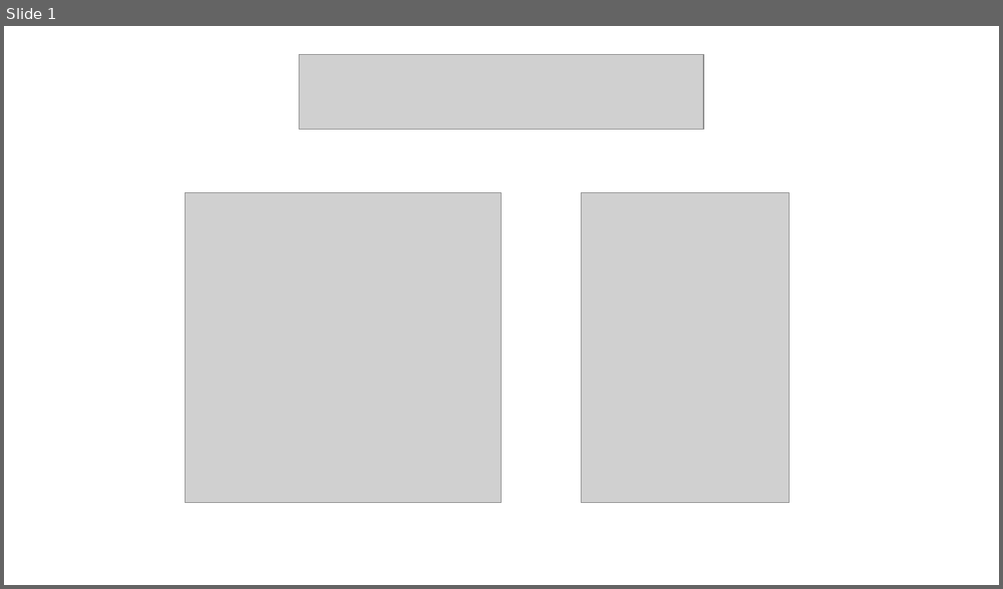
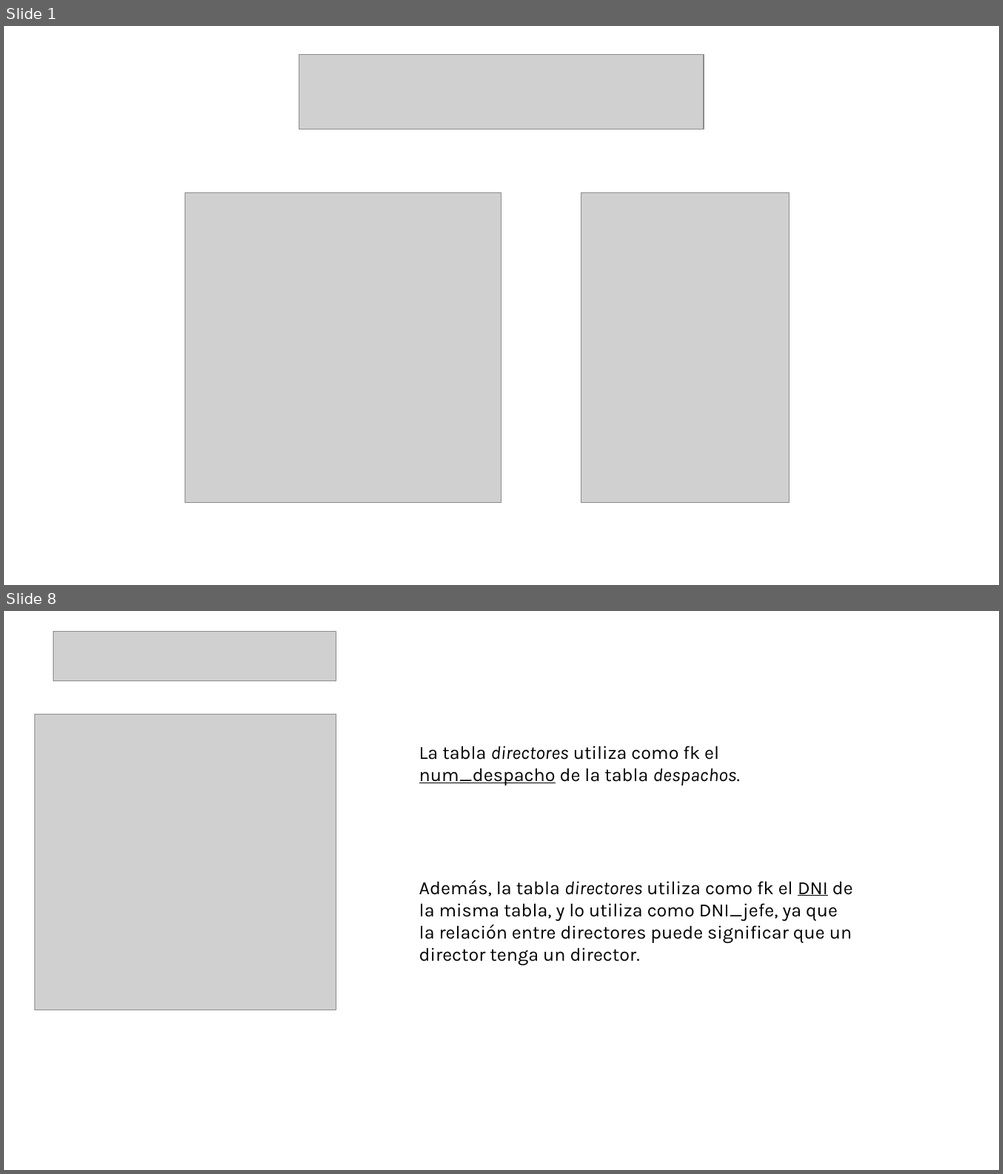
Before and after one commit to AchillesD9-Alex/-2024-Java-Angular-Bootcamp, a slide deck: [JAVA]/C3/TA14/ta14.pptx. Shown one above the other, each under a label of ours: slide 1 before the commit, slides 1 and 8 after it; the slides between them are not shown. The pictures are 1003x589 and 1003x1174 pixels, drawn with LibreOffice and Linux fonts; fonts in the diff are those of the drawing; grey boxes stand for pictures. Boxes give left, top, right and bottom in pixels: in the first picture for what was removed or moved away, otherwise in the second. Text is boxed around its words. In the diff, an @@ line names an element or a change of style, - is before the commit and + after.

```diff
--- a/[JAVA]/C3/TA14/ta14.pptx
+++ b/[JAVA]/C3/TA14/ta14.pptx
@@ slide 8 added at [4,611,999,1170], background #FFFFFF @@
@@ picture added at [54,632,336,681] @@
@@ picture added at [34,714,336,1010] @@
@@ text added at [419,746,740,786], 18 pt, text #000000 @@
+La tabla directores utiliza como fk el num_despacho de la tabla despachos.
@@ text added at [419,880,853,966], 18 pt, text #000000 @@
+Además, la tabla directores utiliza como fk el DNI de la misma tabla, y lo utiliza como DNI_jefe, ya que la relación entre directores puede significar que un director tenga un director.
```
Also in this commit, not shown: 11 other slides added, 8 slides removed, 1 other file.
